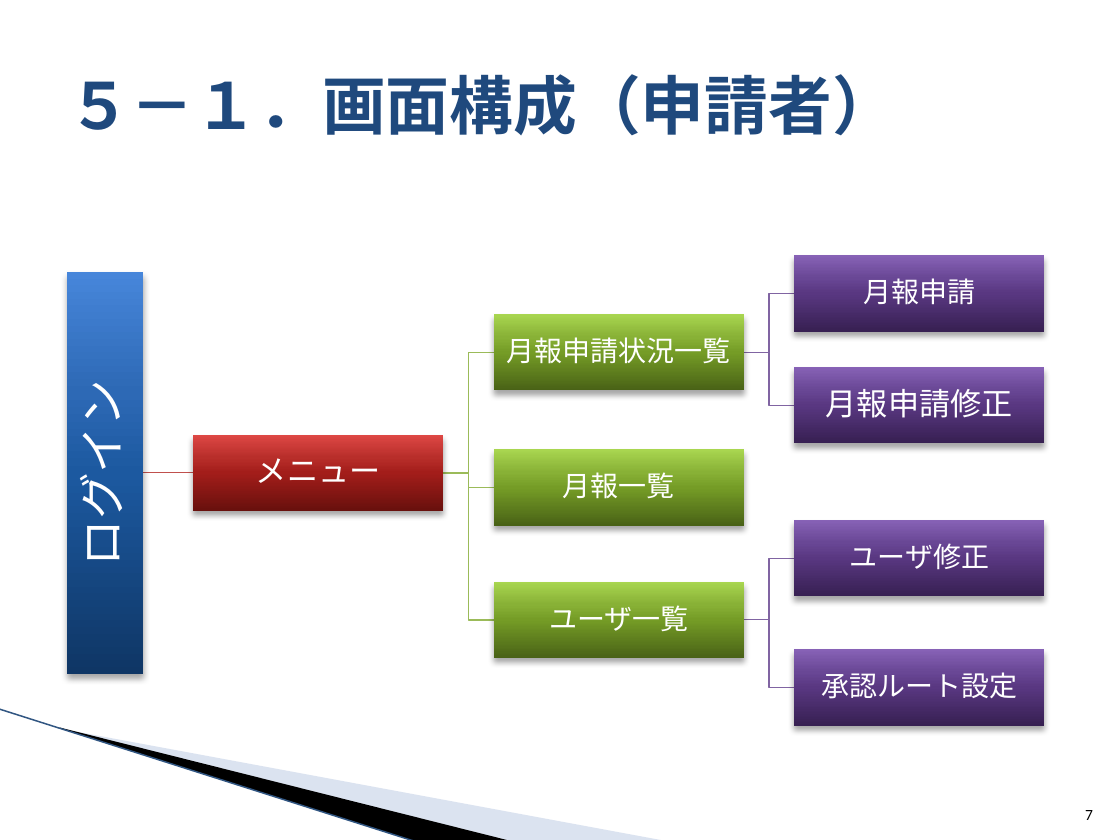
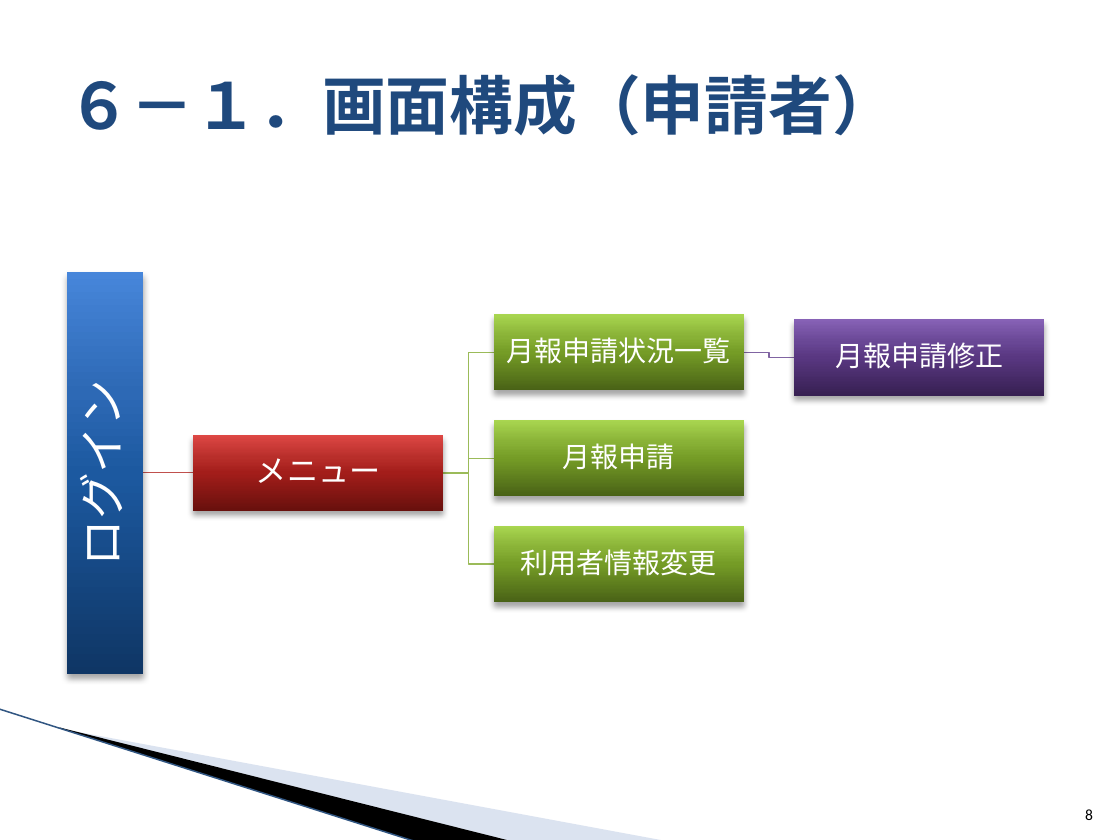
Before and after one commit to around7days/AppFreeMemo, a slide deck: slide 8 of 設計書/1_月報管理システム 提案資料.pptx (slide 7 before the commit). Drawn at 1120x840 pixels with LibreOffice and Linux fonts; fonts in the diff are those of the drawing; background and template pictures are left out. Boxes give left, top, right and bottom in pixels: in the first picture for what was removed or moved away, otherwise in the second. Text is boxed around its words. In the diff, an @@ line names an element or a change of style, - is before the commit and + after.

```diff
--- a/設計書/1_月報管理システム 提案資料.pptx
+++ b/設計書/1_月報管理システム 提案資料.pptx
@@ title at box(67, 74, 896, 136): text changed @@
-５－１．画面構成（申請者）
+６－１．画面構成（申請者）
@@ text "月報申請修正": place and size @@
-text "月報申請修正" at box(826, 389, 1013, 418)
+text "月報申請修正" at box(835, 342, 1003, 368)
@@ rectangle: place and size @@
-rectangle at box(794, 367, 1045, 444)
+rectangle at box(794, 319, 1045, 395)
@@ text "月報申請修正" at box(835, 342, 1003, 368): size 20 to 18 pt @@
@@ freeform shape: place and size @@
-freeform shape at box(744, 353, 794, 405)
+freeform shape at box(744, 347, 794, 358)
@@ rectangle: place and size @@
-rectangle at box(494, 449, 745, 525)
+rectangle at box(494, 420, 745, 496)
@@ text "月報申請" rewrapped from box(863, 278, 975, 304) to box(563, 443, 675, 475) @@
@@ freeform shape: place and size @@
-freeform shape at box(444, 473, 494, 487)
+freeform shape at box(444, 458, 494, 473)
@@ freeform shape: place and size @@
-freeform shape at box(444, 473, 494, 619)
+freeform shape at box(444, 473, 494, 563)
@@ rectangle: place and size @@
-rectangle at box(494, 581, 745, 657)
+rectangle at box(494, 526, 745, 603)
@@ text added at box(521, 549, 717, 581), 18 pt, text #FFFFFF @@
+利用者情報変更
@@ group removed at box(549, 255, 1045, 726): 4 texts, 3 freeform shapes, 3 rectangles @@
-月報一覧
-ユーザ一覧
-ユーザ修正
-承認ルート設定
@@ page number at box(1085, 809, 1093, 820): text changed @@
-7
+8
```
Also in this commit, not shown: 8 other slides changed, 1 slide added, 4 other files.
